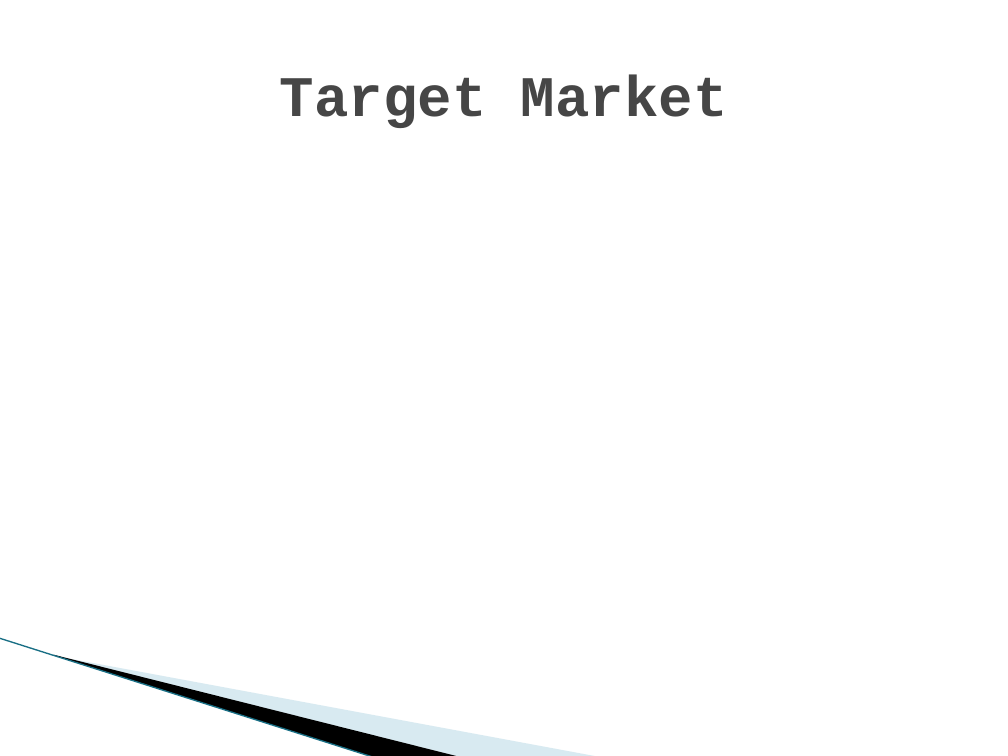
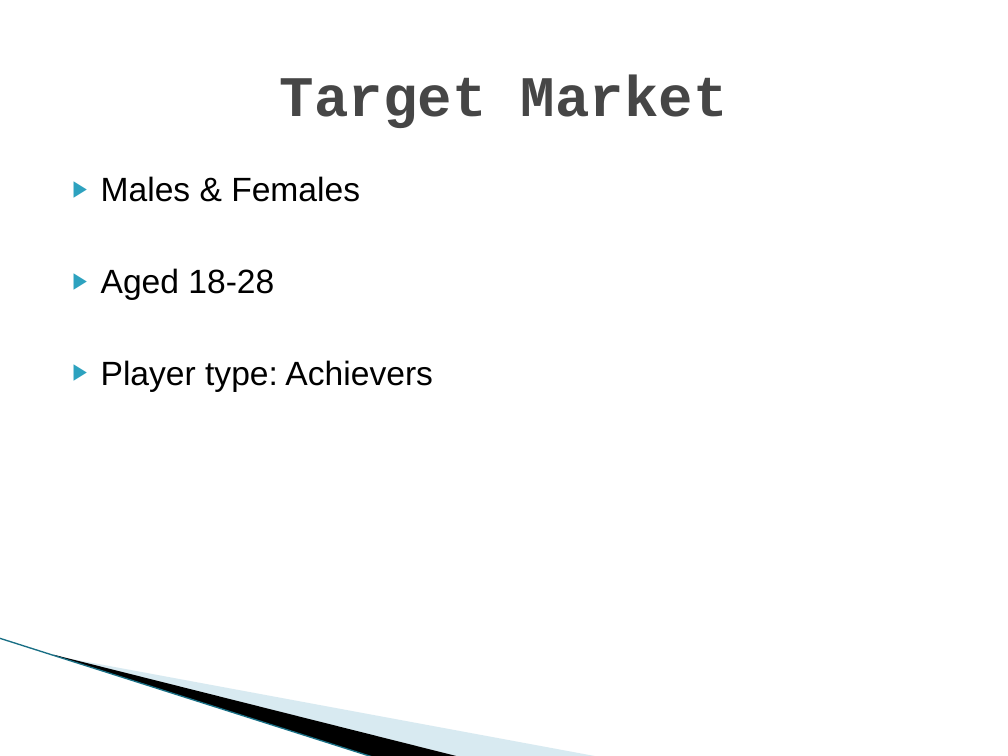
Before and after one commit to UoSGamesGroups/first-semester-l4-5-group-16, a slide deck: slide 4 of Presentations/First Pres.pptx (slide 5 before the commit). Drawn at 1008x756 pixels with LibreOffice and Linux fonts; fonts in the diff are those of the drawing; background and template pictures are left out. Boxes give left, top, right and bottom in pixels: in the first picture for what was removed or moved away, otherwise in the second. Text is boxed around its words. In the diff, an @@ line names an element or a change of style, - is before the commit and + after.

```diff
--- a/Presentations/First Pres.pptx
+++ b/Presentations/First Pres.pptx
@@ text added at bbox=[101, 176, 433, 392], 24 pt, text #000000 @@
+▶ Males & Females
+▶ Aged 18-28
+▶ Player type: Achievers
```
Also in this commit, not shown: 2 other slides changed, 2 slides added, 2 slides removed.
